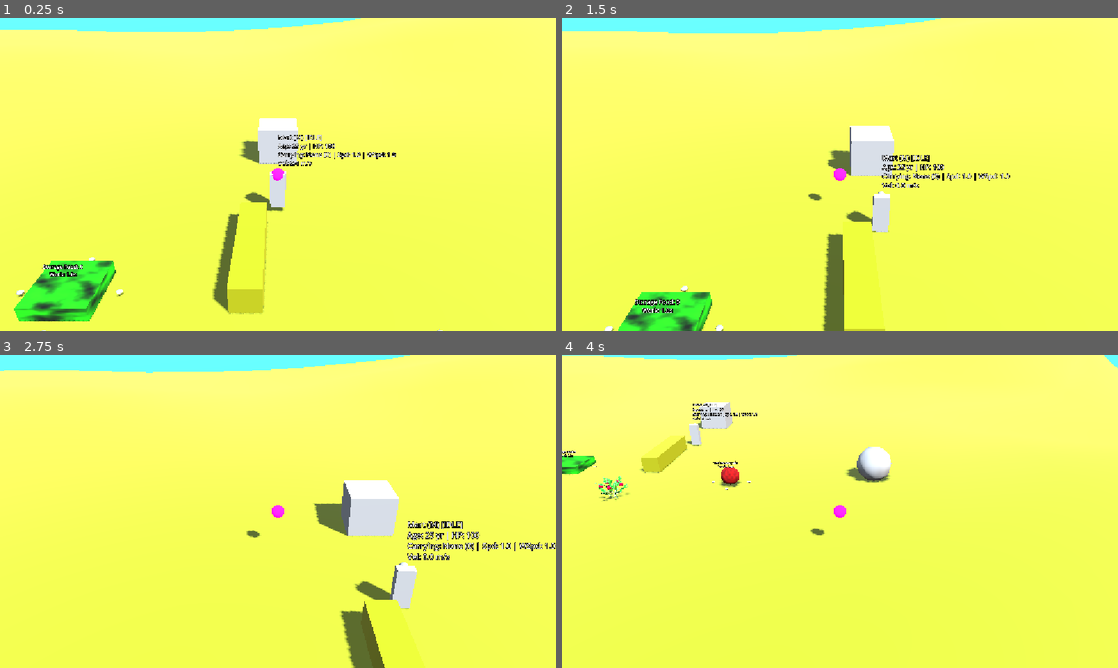
Above: before the commit, frames 1-4 (two rows, left to right).
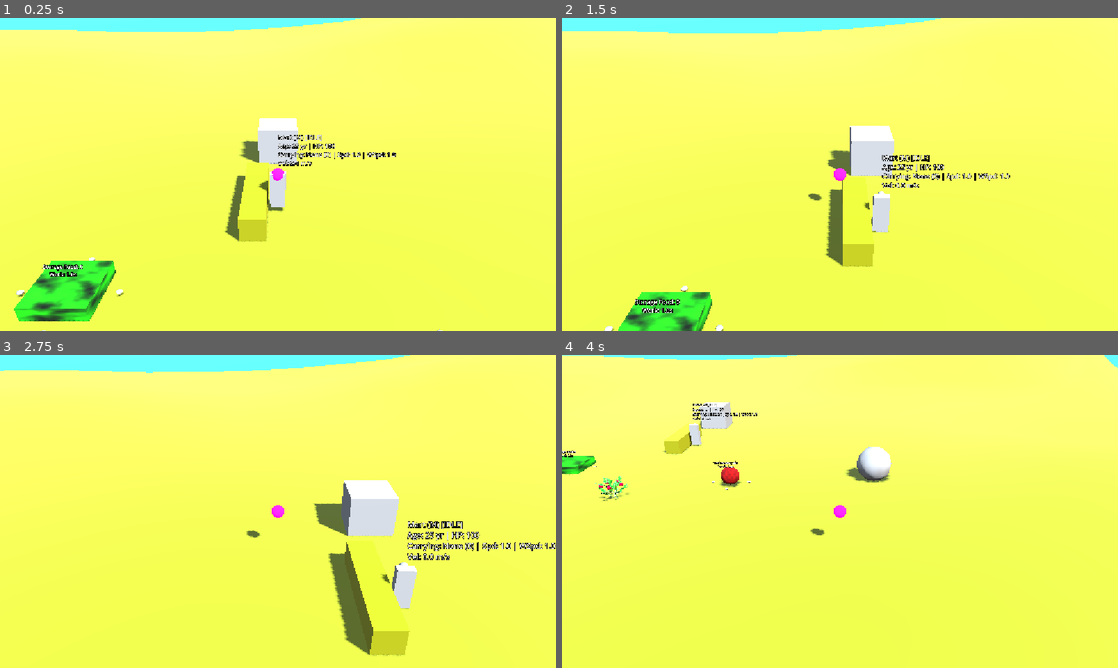
Above: after the commit, the same moments.

Repository: snowydad/Tribe
Game: Godot game, scene res://src/main/main.tscn
Same seed, same stepped clock (60 frames per second), same inputs: the game is played once before the commit and once after it. The project has no main scene, so this scene is started directly.
Inputs (mouse positions are in pixels of both pictures, inside the frame that each line leads up to):
- Up to frame 1 (0.25 s): no input
- Up to frame 2 (1.5 s): tap Enter at 0.5 s; move the mouse to (962, 158) at 0.52 s; tap 0 at 0.6 s; click (962, 158) at 0.67 s; tap Space at 1.25 s; drag from (728, 190) to (812, 237) at 1.27 s
- Up to frame 3 (2.75 s): tap Enter at 2 s; move the mouse to (333, 442) at 2.02 s; tap 2 at 2.1 s; click (333, 442) at 2.17 s
- Up to frame 4 (4 s): tap Space at 2.75 s; drag from (812, 574) to (673, 464) at 2.77 s; move the mouse to (1006, 558) at 3.52 s; tap 4 at 3.6 s; click (1006, 558) at 3.67 s

The runs differ from the first frame. In frame 1, 1.8% of the frame differs, in the area x 38-49%, y 46-95%; in frame 2, 1.8%; in frame 3, 1.9%, in the area x 59-74%, y 59-100%; in frame 4, 0.6%.

Commit message:
Minor update and log

Diff:
--- a/src/main/main.tscn
+++ b/src/main/main.tscn
@@ -103,7 +103,7 @@
 transform = Transform3D(1, 0, 0, 0, 1, 0, 0, 0, 1, 4.39073, 1.3461447, 16.559986)
 
 [node name="DevObstacle" parent="." unique_id=1725071813 instance=ExtResource("10_km7bn")]
-transform = Transform3D(1, 0, 0, 0, 1, 0, 0, 0, 1, -0.93157995, 1.259217, 12.428661)
+transform = Transform3D(1, 0, 0, 0, 1, 0, 0, 0, 1, -0.93157995, 1.259217, 9.068602)
 
 [node name="berries2" parent="." unique_id=698069134 instance=ExtResource("11_erw1m")]
 transform = Transform3D(1, 0, 0, 0, 1, 0, 0, 0, 1, -1.2460732, 1.3854727, 18.433493)
Not shown, changed: README.md
